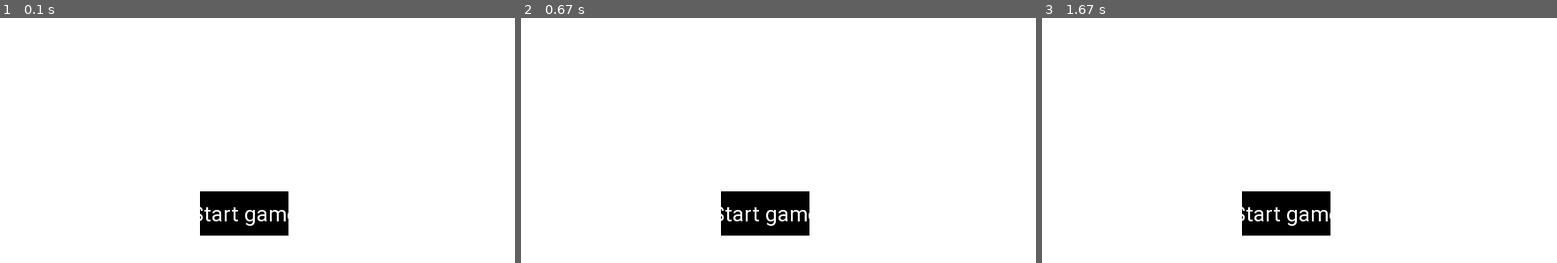
Above: before the commit, frames 1-3 (left to right).
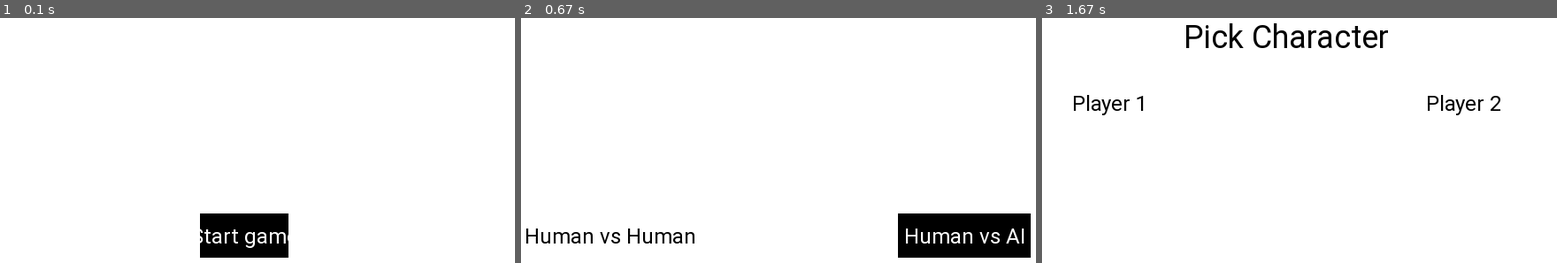
Above: after the commit, the same moments.

Repository: Khoa-Trinh/Area-of-Beast
Game: pygame game, started from main.py
The game is run twice, just before and just after one commit, with the same random seed, the same clock (stepped at 60 frames per second) and the same inputs.
Inputs:
- Up to frame 1 (0.1 s): no input
- Up to frame 2 (0.67 s): tap Enter at 0.33 s
- Up to frame 3 (1.67 s): tap Enter at 0.67 s

The runs differ from the first frame. In frame 1, 3.3% of the frame differs, in the area x 38-57%, y 70-98%; in frame 2, 8.0%, in the area x 1-99%, y 70-98%; in frame 3, 4.9%.

Commit message:
Refactor button component for improved navigation; add scene management and implement character and mode selection scenes

Diff:
--- a/components/button.py
+++ b/components/button.py
@@ -4,21 +4,49 @@
 
 
 class Button:
-    def __init__(self, rect, text, callback):
+    def __init__(self, rect, text, select, prev=None, next=None):
+        # Define callbacks
+        self.prev = prev
+        self.next = next
+        self.select = select
+
+        # Define button properties
         self.rect = py.Rect(rect)
         self.text = text
-        self.callback = callback
         self.font = py.font.Font(py.font.match_font("roboto"), 24)
-        self.bg_color = black
-        self.text_color = white
+        self.base_bg_color = black
+        self.base_text_color = white
+
+        # Colors for active state
+        self.active_bg_color = white
+        self.active_text_color = black
+
+        self.is_active = False
 
     def draw(self, screen: py.Surface):
-        py.draw.rect(screen, self.bg_color, self.rect)
-        text = self.font.render(self.text, True, self.text_color)
+        if self.is_active:
+            bg_color = self.active_bg_color
+            text_color = self.active_text_color
+        else:
+            bg_color = self.base_bg_color
+            text_color = self.base_text_color
+
+        py.draw.rect(screen, bg_color, self.rect)
+        text = self.font.render(self.text, True, text_color)
         text_rect = text.get_rect(center=self.rect.center)
         screen.blit(text, text_rect)
 
     def handle_event(self, event):
-        if event.type == py.MOUSEBUTTONDOWN:
-            if self.rect.collidepoint(event.pos):
-                self.callback()
+        if event.type == py.KEYDOWN:
+            if event.key == py.K_RETURN:
+                self.select()
+            elif event.key in (py.K_a, py.K_LEFT) and self.prev:
+                self.prev()
+            elif event.key in (py.K_d, py.K_RIGHT) and self.next:
+                self.next()
+
+    def activate(self):
+        self.is_active = True
+
+    def deactivate(self):
+        self.is_active = False
--- /dev/null
+++ b/components/text.py
@@ -0,0 +1,18 @@
+import pygame as py
+
+from constants.index import black, white
+
+
+class Text:
+    def __init__(self, rect, text, size):
+        self.rect = py.Rect(rect)
+        self.text = text
+        self.font = py.font.Font(py.font.match_font("roboto"), size)
+        self.bg_color = white
+        self.text_color = black
+
+    def draw(self, screen: py.Surface):
+        py.draw.rect(screen, self.bg_color, self.rect)
+        text = self.font.render(self.text, True, self.text_color)
+        text_rect = text.get_rect(center=self.rect.center)
+        screen.blit(text, text_rect)
--- a/constants/index.py
+++ b/constants/index.py
@@ -1,5 +1,5 @@
 # Settings
-height, width = 800, 600
+height, width = 600, 800
 caption = "Game"
 
 # Colors
--- a/functions/helper.py
+++ b/functions/helper.py
@@ -1,17 +1,2 @@
-# import pygame as py
-
-
-# def wait_then_execute(delay, action):
-#     start_time = py.time.get_ticks()
-
-#     def check():
-#         if py.time.get_ticks() - start_time >= delay:
-#             action()
-#             return True
-#         return False
-
-#     return check
-
-
 def minmax(value: float, min_max_tuple: tuple[float]):
     return min(max(value, min_max_tuple[0]), min_max_tuple[1])
--- a/functions/index.py
+++ b/functions/index.py
@@ -7,8 +7,9 @@
 class Main:
     def __init__(self):
         py.init()
-        scene = StartScene()
-        self.manager = SceneManager(scene)
+        self.manager = SceneManager()
+        scene = StartScene(self.manager)
+        self.manager.active = scene
 
     def run(self):
         self.manager.run()
--- a/functions/scenes/sceneGame.py
+++ b/functions/scenes/sceneGame.py
@@ -7,14 +7,18 @@
 
 
 class GameScene(Scene):
-    def __init__(self):
+    def __init__(self, manager):
         # Initialize clock and screen
         self.clock = py.time.Clock()
         self.screen = Screen(self.clock)
-        py.display.set_caption('Game Scene')
+        py.display.set_caption("Game Scene")
 
         # Running
         self.running = True
+        self._next_scene = self
+
+        # Manager
+        self.manager = manager
 
         # Screen
         self.screen.fill(white)
@@ -50,4 +54,4 @@
         self.screen.flip()
 
     def next_scene(self):
-        return self
+        return self._next_scene
--- a/functions/scenes/sceneManager.py
+++ b/functions/scenes/sceneManager.py
@@ -5,8 +5,9 @@
 
 
 class SceneManager:
-    def __init__(self, init: Scene):
-        self.active = init
+    def __init__(self):
+        self.active: Scene = None
+        self.data = {}
 
     def run(self):
         while self.active.running:
--- /dev/null
+++ b/functions/scenes/scenePickCharacter.py
@@ -0,0 +1,81 @@
+import pygame as py
+
+from functions.scenes.sceneBase import Scene
+from functions.screen import Screen
+from functions.scenes.sceneGame import GameScene
+from constants.index import white
+from components.text import Text
+
+
+class PickCharacterScene(Scene):
+    def __init__(self, manager):
+        self.clock = py.time.Clock()
+        self.screen = Screen(self.clock)
+        py.display.set_caption("Pick Character Scene")
+
+        # Manager
+        self.manager = manager
+        self.mode = self.manager.data["mode"]
+
+        # Running
+        self.running = True
+        self._next_scene = self
+
+        # # Text
+        self.text_title = Text(
+            (
+                self.screen.screen.get_width() / 2 - 50,
+                self.screen.screen.get_height() / 8 - 25,
+                100,
+                50,
+            ),
+            "Pick Character",
+            36,
+        )
+        self.text_plr_1 = Text(
+            (
+                self.screen.screen.get_width() / 4 - 50,
+                self.screen.screen.get_height() / 4 - 25,
+                100,
+                50,
+            ),
+            "Player 1" if self.mode == 'h_h' else 'Player',
+            24,
+        )
+        self.text_plr_2 = Text(
+            (
+                self.screen.screen.get_width() / 4 * 3 - 50,
+                self.screen.screen.get_height() / 4 - 25,
+                100,
+                50,
+            ),
+            "Player 2" if self.mode == 'h_h' else 'AI',
+            24,
+        )
+
+        # Screen
+        self.screen.fill(white)
+
+        # Draw
+        self.screen.flip()
+
+    def start(self):
+        self._next_scene = GameScene(self.manager)
+
+    def handle_events(self, events):
+        for e in events:
+            if e.type == py.QUIT:
+                self.running = False
+
+    def update(self):
+        self.screen.fill(white)
+
+        self.text_title.draw(self.screen.screen)
+        self.text_plr_1.draw(self.screen.screen)
+        self.text_plr_2.draw(self.screen.screen)
+
+    def render(self):
+        self.screen.flip()
+
+    def next_scene(self):
+        return self._next_scene
--- /dev/null
+++ b/functions/scenes/scenePickMode.py
@@ -0,0 +1,80 @@
+import pygame as py
+
+from functions.scenes.sceneBase import Scene
+from functions.screen import Screen
+from constants.index import white
+from components.button import Button
+
+
+class PickModeScene(Scene):
+    def __init__(self, manager):
+        # Initialize clock and screen
+        self.clock = py.time.Clock()
+        self.screen = Screen(self.clock)
+        py.display.set_caption("Pick Mode Scene")
+
+        # Manager
+        self.manager = manager
+
+        # Running
+        self.running = True
+        self._next_scene = self
+
+        # Buttons
+        self.buttons = [
+            Button(
+                (150, self.screen.screen.get_height() / 2 - 25, 150, 50),
+                "Human vs Human",
+                lambda: self.start_game("h_h"),
+                lambda: self._cycle_buttons(-1),
+                lambda: self._cycle_buttons(1),
+            ),
+            Button(
+                (550, self.screen.screen.get_height() / 2 - 25, 150, 50),
+                "Human vs AI",
+                lambda: self.start_game("h_ai"),
+                lambda: self._cycle_buttons(-1),
+                lambda: self._cycle_buttons(1),
+            ),
+        ]
+        self.activate_button = self.buttons[0]
+        for btn in self.buttons:
+            btn.deactivate()
+        self.activate_button.activate()
+
+        # Screen
+        self.screen.fill(white)
+
+        # Draw
+        self.screen.flip()
+
+    def start_game(self, mode):
+        from functions.scenes.scenePickCharacter import PickCharacterScene
+
+        self.manager.data["mode"] = mode
+        self._next_scene = PickCharacterScene(self.manager)
+
+    def _cycle_buttons(self, direction):
+        current_i = self.buttons.index(self.activate_button)
+        for btn in self.buttons:
+            btn.deactivate()
+        new_index = (current_i + direction) % len(self.buttons)
+        self.activate_button = self.buttons[new_index]
+        self.activate_button.activate()
+
+    def handle_events(self, events):
+        for e in events:
+            if e.type == py.QUIT:
+                self.running = False
+            self.activate_button.handle_event(e)
+
+    def update(self):
+        self.screen.fill(white)
+        for button in self.buttons:
+            button.draw(self.screen.screen)
+
+    def render(self):
+        self.screen.flip()
+
+    def next_scene(self):
+        return self._next_scene
--- a/functions/scenes/sceneStart.py
+++ b/functions/scenes/sceneStart.py
@@ -1,23 +1,35 @@
 import pygame as py
 
 from functions.screen import Screen
-from constants.index import white, width, height
+from constants.index import white
 from components.button import Button
 
 
 class StartScene:
-    def __init__(self):
+    def __init__(self, manager):
         # Initialize clock and screen
         self.clock = py.time.Clock()
         self.screen = Screen(self.clock)
         py.display.set_caption("Start Scene")
+
+        # Manager
+        self.manager = manager
 
         # Running
         self.running = True
         self._next_scene = self
 
         # Button
-        self.button = Button((height / 2 - 50, width / 2 - 50, 100, 50), "Start game", self.start)
+        self.button = Button(
+            (
+                self.screen.screen.get_width() / 2 - 50,
+                self.screen.screen.get_height() / 2 - 25,
+                100,
+                50,
+            ),
+            "Start game",
+            self.start,
+        )
 
         # Screen
         self.screen.fill(white)
@@ -27,9 +39,9 @@
         self.screen.flip()
 
     def start(self):
-        from functions.scenes.sceneGame import GameScene
+        from functions.scenes.scenePickMode import PickModeScene
 
-        self._next_scene = GameScene()
+        self._next_scene = PickModeScene(self.manager)
 
     def handle_events(self, events):
         for e in events:
--- a/functions/screen.py
+++ b/functions/screen.py
@@ -5,7 +5,7 @@
 
 class Screen:
     def __init__(self, clock: py.time.Clock):
-        self.screen = py.display.set_mode((height, width))
+        self.screen = py.display.set_mode((width, height))
         self.font = py.font.Font(py.font.match_font("roboto"), 24)
         self.clock = clock
 
